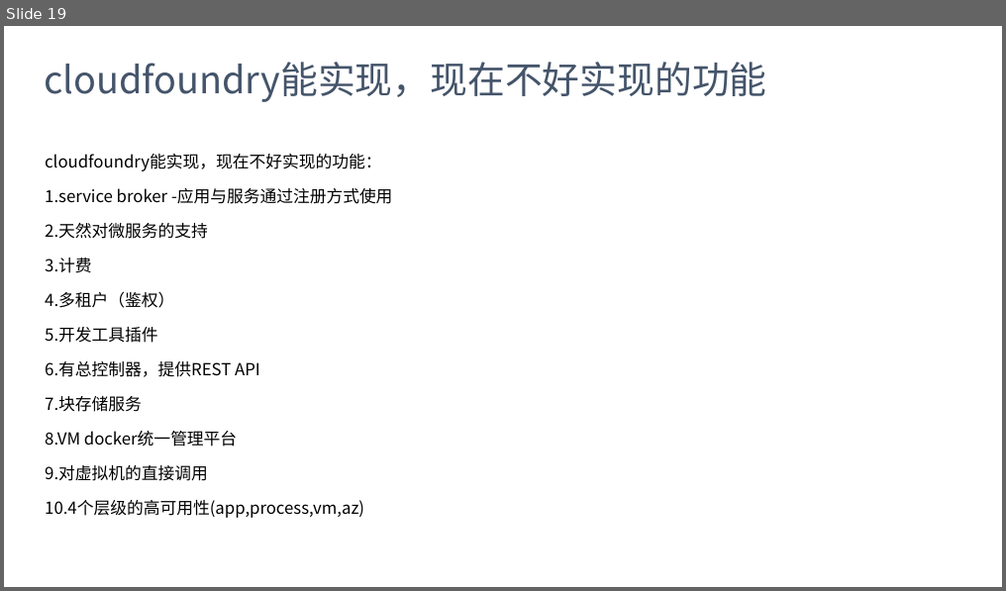
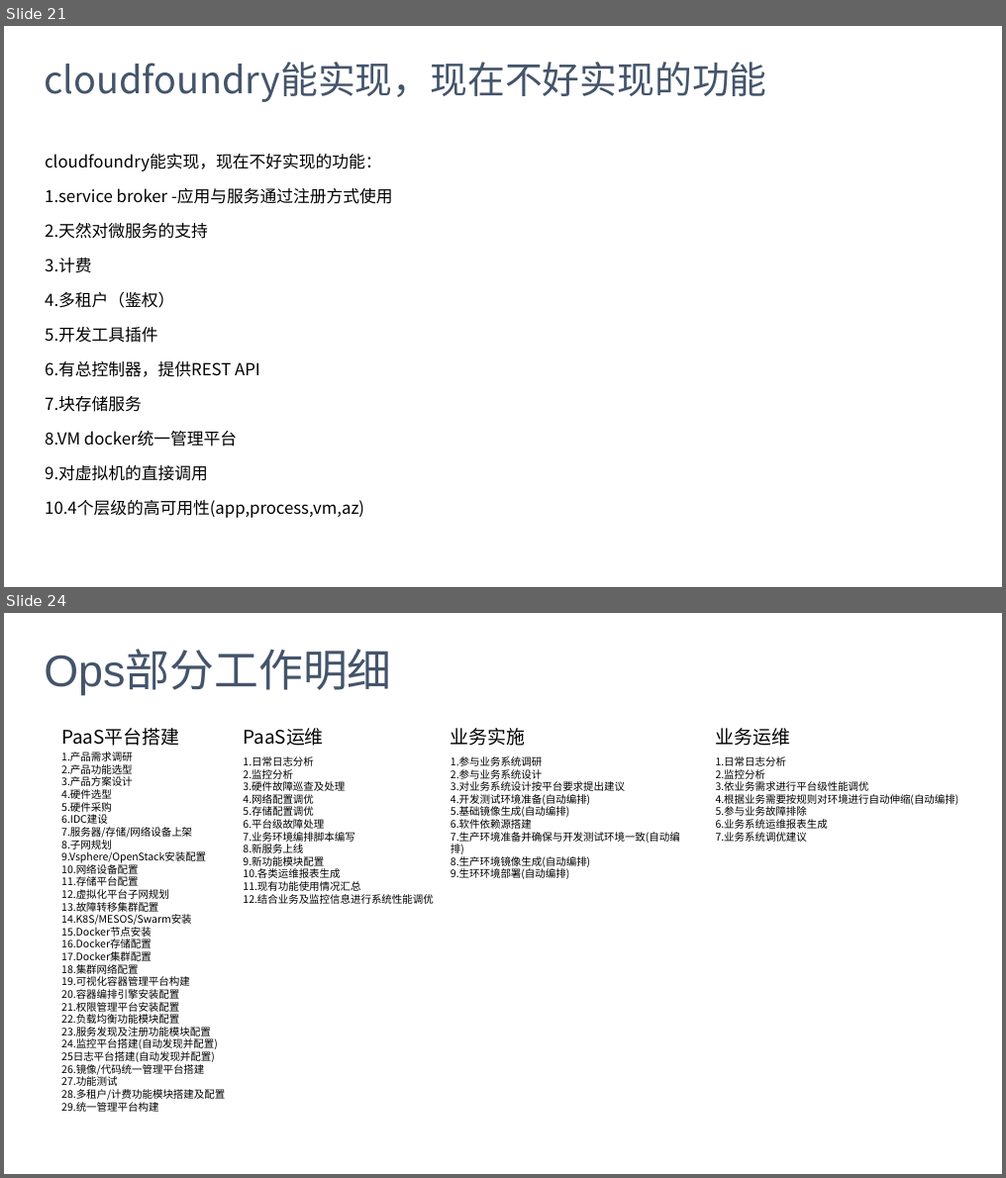
Before and after one commit to barrett-li/document, a slide deck: docker/docker_Paas方案V101.pptx. Shown one above the other, each under a label of ours: slide 19 before the commit, slides 21 and 24 after it; the slides between them are not shown. The pictures are 1006x591 and 1006x1178 pixels, drawn with LibreOffice and Linux fonts; fonts in the diff are those of the drawing. Boxes give left, top, right and bottom in pixels: in the first picture for what was removed or moved away, otherwise in the second. Text is boxed around its words. In the diff, an @@ line names an element or a change of style, - is before the commit and + after.

Commit message:
经过整合的PPT方案

```diff
--- a/docker/docker_Paas方案V101.pptx
+++ b/docker/docker_Paas方案V101.pptx
@@ slide 24 added at <box>4,613,1002,1174</box>, background #FFFFFF @@
@@ title added at <box>44,652,391,695</box>, 42.7 pt, text #44546A @@
+Ops部分工作明细
@@ text added at <box>61,728,179,746</box>, 18 pt, text #000000 @@
+PaaS平台搭建
@@ text added at <box>243,728,323,746</box>, 18 pt, text #000000 @@
+PaaS运维
@@ text added at <box>450,728,526,746</box>, 18 pt, text #000000 @@
+业务实施
@@ text added at <box>716,728,791,746</box>, 18 pt, text #000000 @@
+业务运维
@@ text added at <box>61,752,225,1112</box>, 10 pt, text #000000 @@
+1.产品需求调研
+2.产品功能选型
+3.产品方案设计
+4.硬件选型
+5.硬件采购
+6.IDC建设
+7.服务器/存储/网络设备上架
+8.子网规划
+9.Vsphere/OpenStack安装配置
+10.网络设备配置
+11.存储平台配置
+12.虚拟化平台子网规划
+13.故障转移集群配置
+14.K8S/MESOS/Swarm安装
+15.Docker节点安装
+16.Docker存储配置
+17.Docker集群配置
+18.集群网络配置
+19.可视化容器管理平台构建
+20.容器编排引擎安装配置
+21.权限管理平台安装配置
+22.负载均衡功能模块配置
+23.服务发现及注册功能模块配置
+24.监控平台搭建(自动发现并配置)
+25日志平台搭建(自动发现并配置)
+26.镜像/代码统一管理平台搭建
+27.功能测试
+28.多租户/计费功能模块搭建及配置
+29.统一管理平台构建
@@ text added at <box>243,757,433,904</box>, 10 pt, text #000000 @@
+1.日常日志分析
+2.监控分析
+3.硬件故障巡查及处理
+4.网络配置调优
+5.存储配置调优
+6.平台级故障处理
+7.业务环境编排脚本编写
+8.新服务上线
+9.新功能模块配置
+10.各类运维报表生成
+11.现有功能使用情况汇总
+12.结合业务及监控信息进行系统性能调优
@@ text added at <box>450,757,680,879</box>, 10 pt, text #000000 @@
+1.参与业务系统调研
+2.参与业务系统设计
+3.对业务系统设计按平台要求提出建议
+4.开发测试环境准备(自动编排)
+5.基础镜像生成(自动编排)
+6.软件依赖源搭建
+7.生产环境准备并确保与开发测试环境一致(自动编排)
+8.生产环境镜像生成(自动编排)
+9.生环环境部署(自动编排)
@@ text added at <box>716,757,959,842</box>, 10 pt, text #000000 @@
+1.日常日志分析
+2.监控分析
+3.依业务需求进行平台级性能调优
+4.根据业务需要按规则对环境进行自动伸缩(自动编排)
+5.参与业务故障排除
+6.业务系统运维报表生成
+7.业务系统调优建议
@@ what was slide 19 is now slide 21 @@
```
Also in this commit, not shown: 3 slides changed, 12 other slides added, 3 other files.
